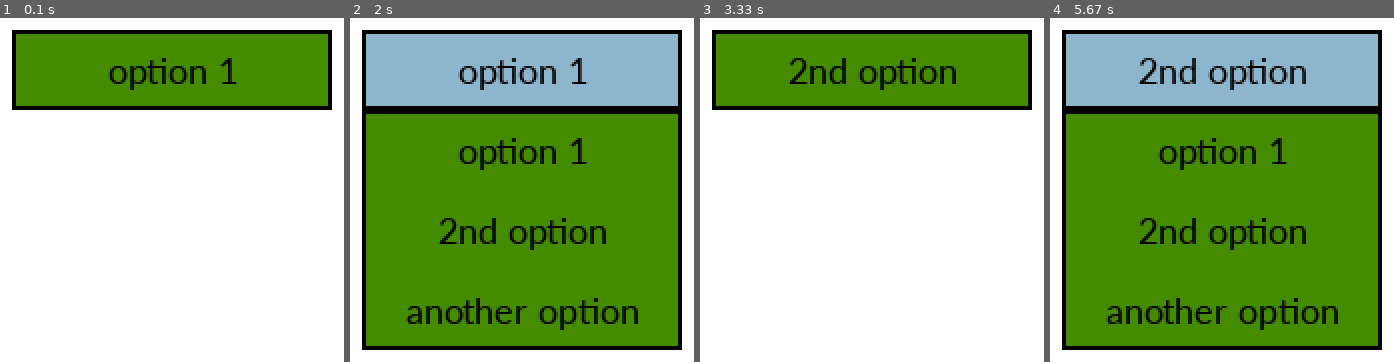
Above: before the commit, frames 1-4 (left to right).
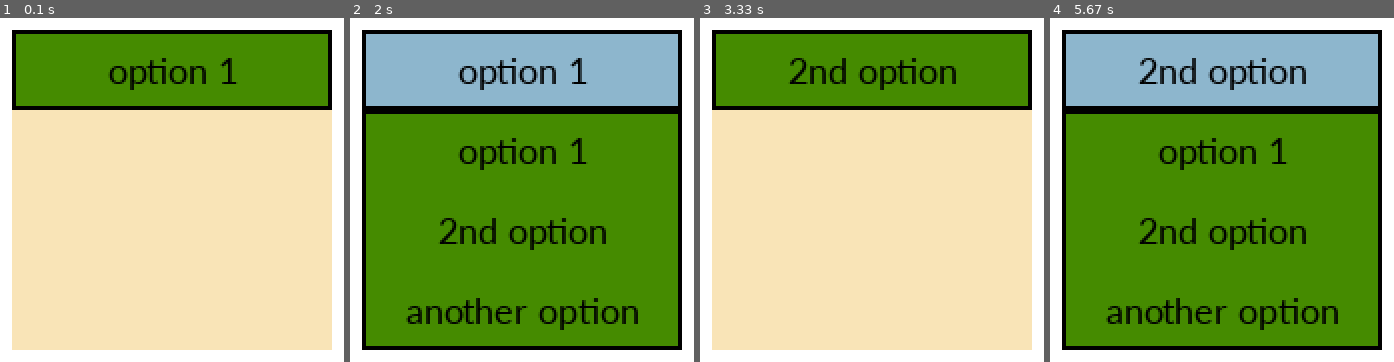
Above: after the commit, the same moments.

Repository: gbcarlos/fsim
Game: pygame game, started from src/test.py
The game is run twice, just before and just after one commit, with the same random seed, the same clock (stepped at 60 frames per second) and the same inputs.
Inputs (mouse positions are in pixels of both pictures, inside the frame that each line leads up to):
- Up to frame 1 (0.1 s): no input
- Up to frame 2 (2 s): click (522, 148) at 0.38 s; click (587, 76) at 1.72 s
- Up to frame 3 (3.33 s): click (968, 241) at 2.05 s
- Up to frame 4 (5.67 s): click (1232, 107) at 5.38 s

The runs differ from the first frame. In frame 1, 65% of the frame differs, in the area x 3-97%, y 26-97%; in frame 2, nothing differs; in frame 3, 65%; in frame 4, nothing differs.

Commit message:
Fixed and finished dropdown

Diff:
--- a/src/DropDown.py
+++ b/src/DropDown.py
@@ -1,8 +1,11 @@
 import pygame
+
+BEIGE = (249,228,183)
+BLACK = (0,0,0)
 
 class DropDown():
 
-    def __init__(self, x, y, w, h, option_list, selected=0):
+    def __init__(self, x, y, w, h, option_list, selected=0, label=""):
         self.color = pygame.Color('chartreuse4')
         self.highlight_color = pygame.Color('lightskyblue3')
         self.rect = pygame.Rect(x, y, w, h)
@@ -10,13 +13,27 @@
         self.option_list = option_list
         self.selected = selected
         self.draw_menu = False
-        self.menu_active = False
+        self.menu_active = False # Active when mouse over menu rect
         self.active_option = -1
+        self.base_font = pygame.font.SysFont('Calibri', 20)
+        self.label = label
 
     def draw(self, surf):
+        # Surface for dropdown with all options (3 options = Selection rect + 3x Option Rect size)
+        dd_unfolded_rect = [self.rect.x, self.rect.y, self.rect.w, (len(self.option_list) + 1)*self.rect.h]
+        pygame.draw.rect(surf, BEIGE, dd_unfolded_rect)
+        pygame.draw.rect(surf, BEIGE, dd_unfolded_rect, 2)
+
+        # Dropdown Label
+        label_surface = self.base_font.render(self.label, True, BLACK)
+        label_rect = label_surface.get_rect()
+        label_rect.center = (self.rect.x - label_rect.w/2 - 5, self.rect.y + self.rect.h/2)
+        surf.blit(label_surface, label_rect)
+
+        # Dropdown
         pygame.draw.rect(surf, self.highlight_color if self.menu_active else self.color, self.rect)
-        pygame.draw.rect(surf, (0, 0, 0), self.rect, 2)
-        msg = self.font.render(self.option_list[self.selected], 1, (0, 0, 0))
+        pygame.draw.rect(surf, BLACK, self.rect, 2)
+        msg = self.font.render(self.option_list[self.selected], 1, BLACK)
         surf.blit(msg, msg.get_rect(center=self.rect.center))
 
         if self.draw_menu:
@@ -24,13 +41,13 @@
                 rect = self.rect.copy()
                 rect.y += (i + 1) * self.rect.height
                 pygame.draw.rect(surf, self.highlight_color if i == self.active_option else self.color, rect)
-                msg = self.font.render(text, 1, (0, 0, 0))
+                msg = self.font.render(text, 1, BLACK)
                 surf.blit(msg, msg.get_rect(center=rect.center))
             outer_rect = (
             self.rect.x, self.rect.y + self.rect.height, self.rect.width, self.rect.height * len(self.option_list))
-            pygame.draw.rect(surf, (0, 0, 0), outer_rect, 2)
+            pygame.draw.rect(surf, BLACK, outer_rect, 2)
 
-    def update(self, event_list):
+    def update(self, event):
         mpos = pygame.mouse.get_pos()
         self.menu_active = self.rect.collidepoint(mpos)
 
@@ -38,7 +55,6 @@
         for i in range(len(self.option_list)):
             rect = self.rect.copy()
             rect.y += (i + 1) * self.rect.height
-            #print(rect.collidepoint(mpos)) #######
             if rect.collidepoint(mpos):
                 self.active_option = i
                 break
@@ -46,12 +62,12 @@
         if not self.menu_active and self.active_option == -1:
             self.draw_menu = False
 
-        for event in event_list:
-            if event.type == pygame.MOUSEBUTTONDOWN and event.button == 1:
-                if self.menu_active:
-                    self.draw_menu = not self.draw_menu
-                elif self.draw_menu and self.active_option >= 0:
-                    self.selected = self.active_option
-                    self.draw_menu = False
-                    return self.active_option
+        # If mouse is left clicked (event.button == 1)
+        if event.type == pygame.MOUSEBUTTONDOWN and event.button == 1:
+            if self.menu_active:
+                self.draw_menu = not self.draw_menu
+            elif self.draw_menu and self.active_option >= 0:
+                self.selected = self.active_option
+                self.draw_menu = False
+                return self.active_option
         return -1
--- a/src/env.py
+++ b/src/env.py
@@ -37,14 +37,14 @@
 
         # MENU DESIGN
         self.display_text("Simulation Parameters",(self.menu_width / 2, 50), fontsize=20, under_line=True, bold=True)
-        self.ti_gravity = TextInput(self.menu_width, "9.881", label="g", unit="[m/s^2]")
+        self.ti_gravity = TextInput(self.menu_width, "9.81", label="g", unit="[m/s^2]")
         self.ti_x0 = TextInput(self.menu_width, "20", label="x0", unit="[m]")
         self.ti_y0 = TextInput(self.menu_width, "80", label="y0", unit="[m]")
         self.ti_v0 = TextInput(self.menu_width, "60", label="v0", unit="[m/s]")
         self.ti_alpha = TextInput(self.menu_width, "45", label="Alpha", unit="[deg]")
 
         self.algorithm_list = ["None", "Euler", "Trapez"]
-        self.algorithm_dropdown = DropDown(self.menu_width/2 - 30, self.win_size[1]*2/3, 60, 30, self.algorithm_list)
+        self.algorithm_dropdown = DropDown(self.menu_width*2/3, self.win_size[1]*2/3, 60, 30, self.algorithm_list, label="Numerical Algorithm:")
         self.sim_button = pygbutton.PygButton((self.menu_width/2 - 25, self.win_size[1] - 50, 50, 30), 'START', GREEN)
 
         # SIMULATION SCREEN
--- a/src/main.py
+++ b/src/main.py
@@ -27,7 +27,8 @@
 while run:
     env.clock.tick(220)
 
-    for event in pygame.event.get():
+    event_list = pygame.event.get()
+    for event in event_list:
         if event.type == pygame.QUIT:
             run = False
 
@@ -36,9 +37,9 @@
         env.check4userUpdates(event)
 
         # Read out DropDown selection
-        selected_alg = env.algorithm_dropdown.update(pygame.event.get())
-        if selected_alg >= 0:
-            print(selected_alg)
+        sel_algorithm = env.algorithm_dropdown.update(event)
+        if sel_algorithm >= 0:
+            print(sel_algorithm)
 
         # Check if simulation button has been pressed
         env.sim_button.handleEvent(event)
@@ -53,7 +54,7 @@
             sim.v0 = float(env.ti_v0.user_text)
             sim.alpha = float(env.ti_alpha.user_text)
 
-            # Starting the simulation
+            # Start the simulation
             sim.start_time = pygame.time.get_ticks() / 1000 # in sec
             cball.respawn()
             cball.move = True
--- a/src/test.py
+++ b/src/test.py
@@ -17,9 +17,9 @@
         if event.type == pygame.QUIT:
             run = False
 
-    selected_option = list1.update(event_list)
-    if selected_option >= 0:
-        print(selected_option)
+        selected_option = list1.update(event)
+        if selected_option >= 0:
+            print(selected_option)
 
     window.fill((255, 255, 255))
     list1.draw(window)
